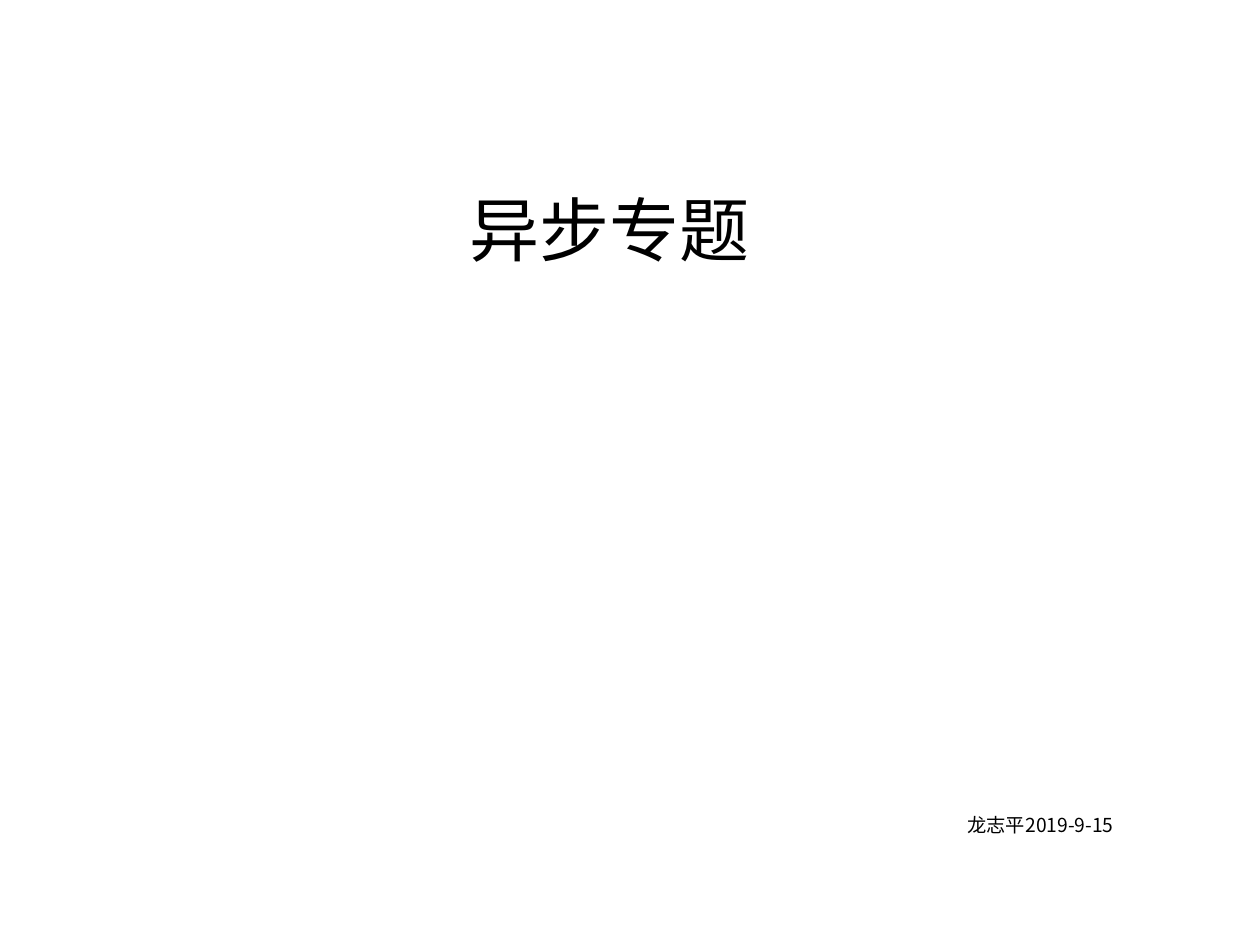
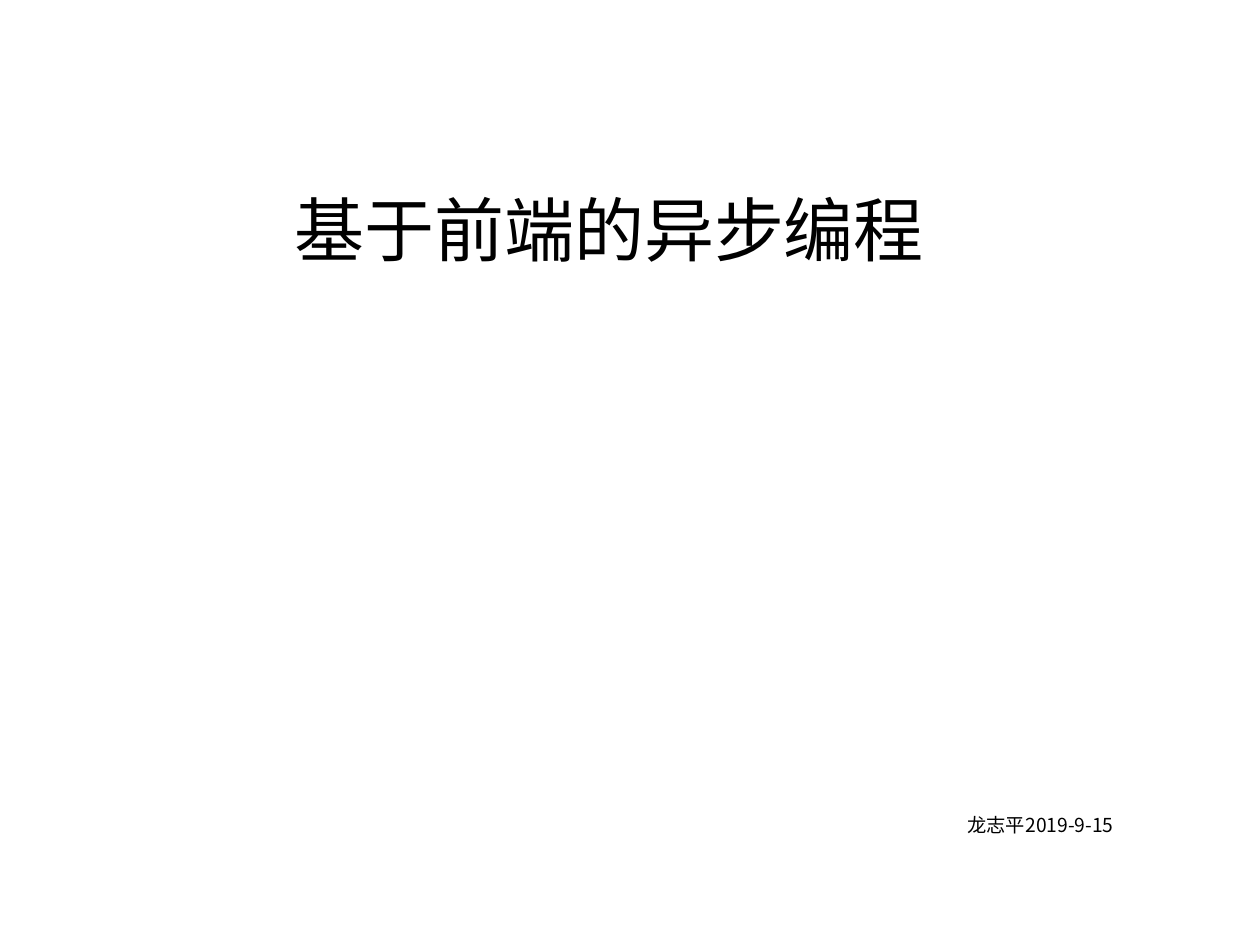
Before and after one commit to longamg/homework001, a slide deck: slide 1 of 0920-PPT/基于ES6的异步专题.pptx. Drawn at 1260x945 pixels with LibreOffice and Linux fonts; fonts in the diff are those of the drawing; background and template pictures are left out. Boxes give left, top, right and bottom in pixels: in the first picture for what was removed or moved away, otherwise in the second. Text is boxed around its words. In the diff, an @@ line names an element or a change of style, - is before the commit and + after.

```diff
--- a/0920-PPT/基于ES6的异步专题.pptx
+++ b/0920-PPT/基于ES6的异步专题.pptx
@@ title at box(294, 197, 923, 262): text changed @@
-异步专题
+基于前端的异步编程
```
Also in this commit, not shown: 11 other slides changed, 5 slides added, 1 slide removed, 10 other files.
